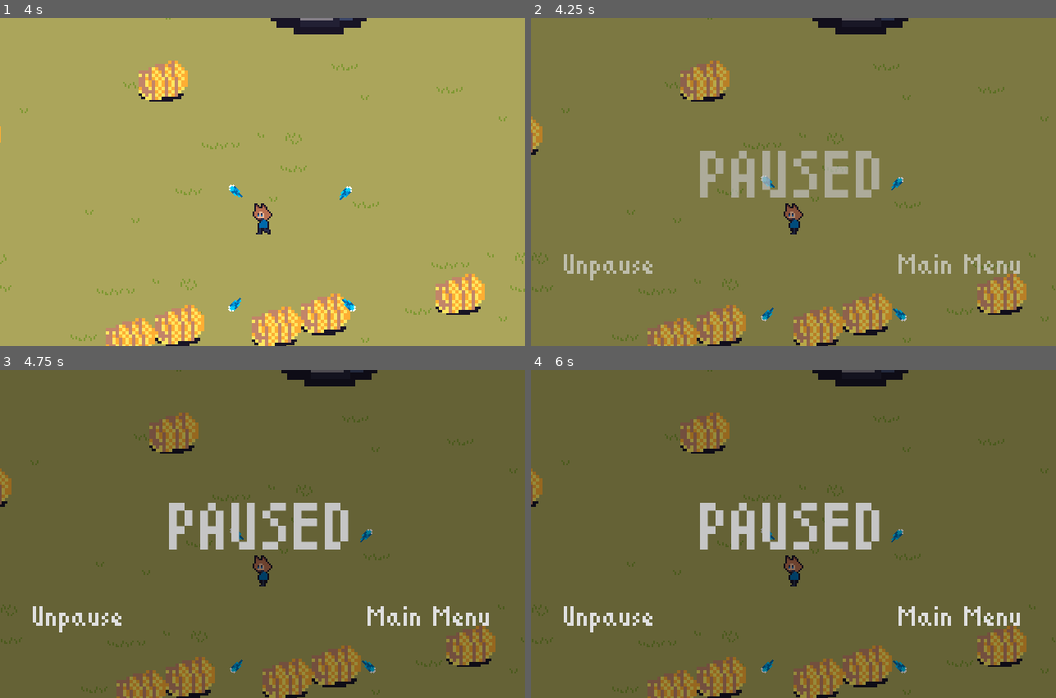
Above: before the commit, frames 1-4 (two rows, left to right).
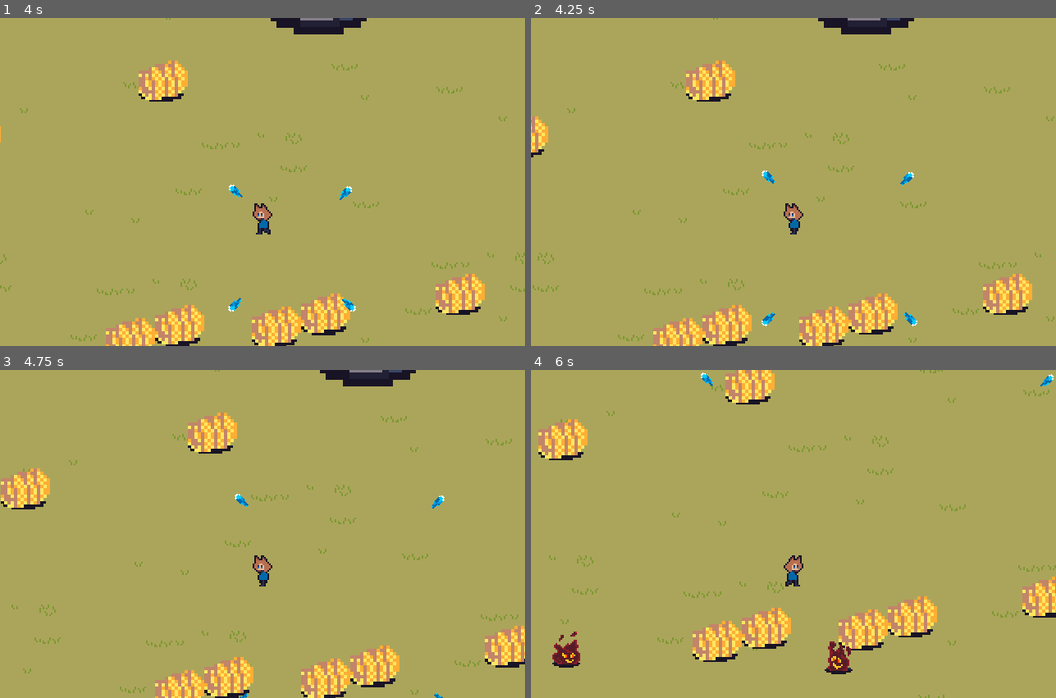
Above: after the commit, the same moments.

Repository: ColtonPhillips/its-spreading
Game: Godot game, scene res://scenes/world.tscn
The game is run twice, just before and just after one commit, with the same random seed, the same clock (stepped at 60 frames per second) and the same inputs. This scene is started directly instead of the project's main scene. Sound files missing from this copy of the repository are replaced by a short silence.
Inputs:
- Up to frame 1 (4 s): hold D (move_right) 0.53-1.28 s; hold S (move_down) 1.28-2.03 s; hold D (move_right) 2.03-2.78 s; hold W (move_up) 2.78-3.53 s; hold A (move_left) from 3.53 s (still down)
- Up to frame 2 (4.25 s): keep holding A (move_left); tap Escape (pause) at 4.15 s
- Up to frame 3 (4.75 s): keep holding A (move_left)
- Up to frame 4 (6 s): release A (move_left) at 5.03 s; hold S (move_down) 5.03-5.78 s; hold D (move_right) from 5.78 s (still down)

Frame 1 is identical in both runs. In frame 2, 99% of the frame differs, in the area x 0-100%, y 0-100%; in frame 3, 100%; in frame 4, 100%.

Commit message:
temp remove broken depn

Diff:
--- a/scenes/world.tscn
+++ b/scenes/world.tscn
@@ -7,7 +7,6 @@
 [ext_resource type="PackedScene" uid="uid://dkiuk5y53nmy2" path="res://scenes/gameplay/enemy/enemies/wisp_enemy.tscn" id="4_y0un6"]
 [ext_resource type="Script" path="res://scenes/gameplay/spawn_info.gd" id="5_7m54o"]
 [ext_resource type="PackedScene" uid="uid://boxf2pg7c1da4" path="res://scenes/gameplay/testing_chamber.tscn" id="7_3lalr"]
-[ext_resource type="PackedScene" uid="uid://cpdqptrcoi86i" path="res://scenes/gui/pause_menu/pause_menu.tscn" id="9_fr6ni"]
 [ext_resource type="AudioStream" uid="uid://b2rln4mnh1h5c" path="res://sound/music/DarkTheme.mp3" id="9_prxxj"]
 
 [sub_resource type="Resource" id="Resource_3yj5a"]
@@ -101,5 +100,3 @@
 [node name="AudioStreamPlayer" type="AudioStreamPlayer" parent="."]
 stream = ExtResource("9_prxxj")
 autoplay = true
-
-[node name="PauseMenu" parent="." instance=ExtResource("9_fr6ni")]
